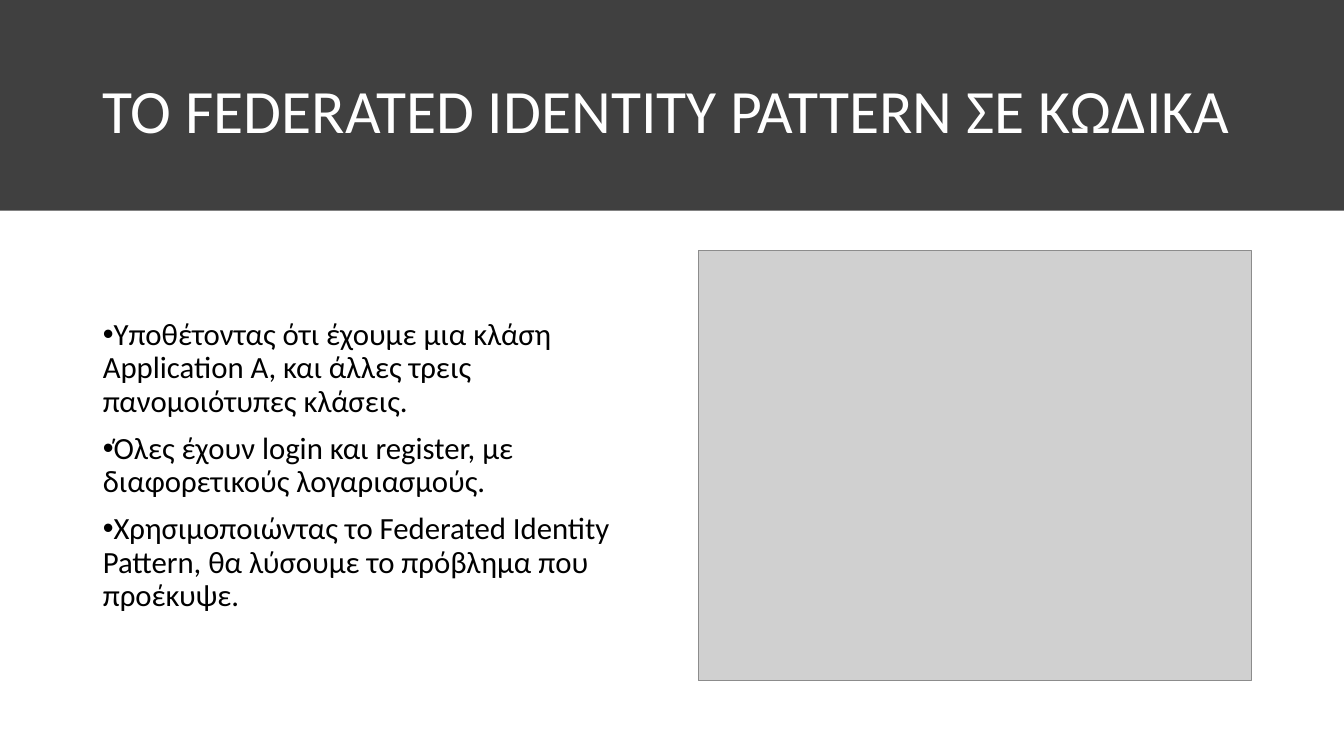
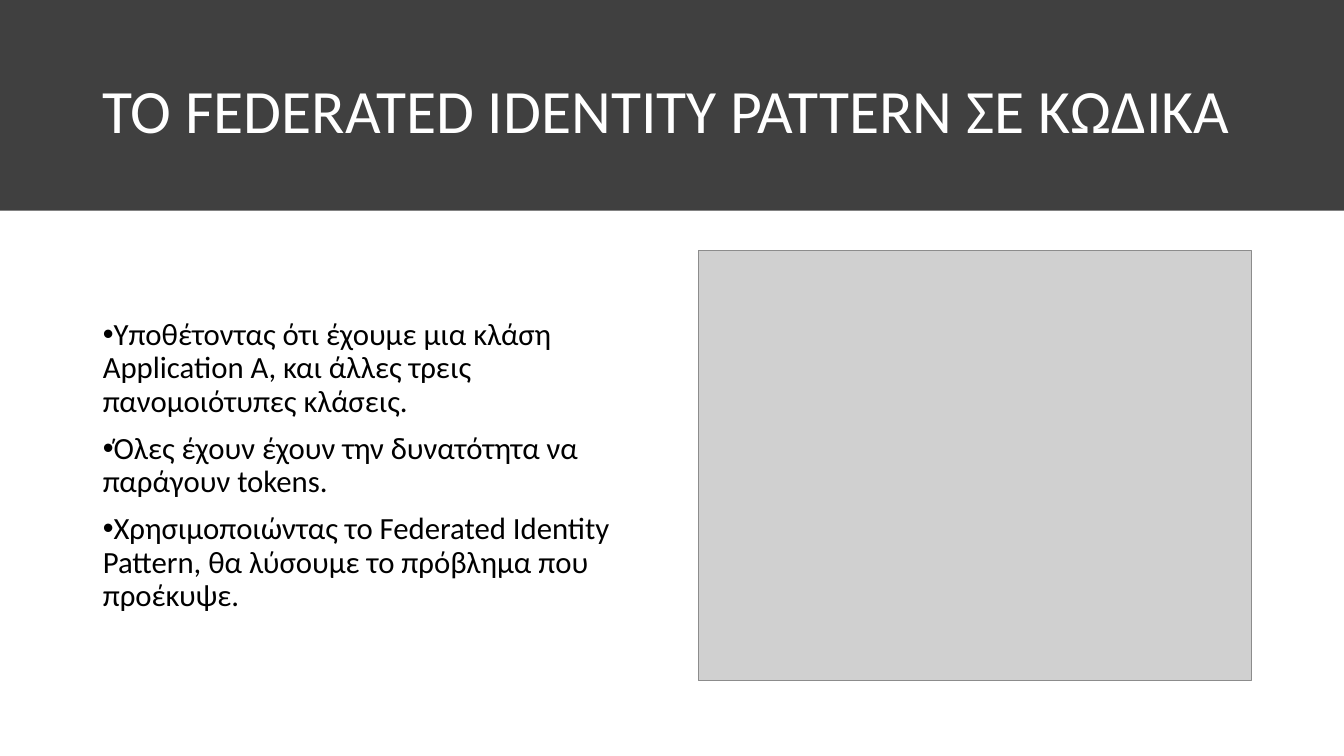
Before and after one commit to GeorgeMC2610/Design-Patterns, a slide deck: slide 6 of Exercise 3/Microsoft Design Patterns/Microsoft Design Patterns.pptx. Drawn at 1344x756 pixels with LibreOffice and Linux fonts; fonts in the diff are those of the drawing; grey boxes stand for pictures. Boxes give left, top, right and bottom in pixels: in the first picture for what was removed or moved away, otherwise in the second. Text is boxed around its words. In the diff, an @@ line names an element or a change of style, - is before the commit and + after.

```diff
--- a/Exercise 3/Microsoft Design Patterns/Microsoft Design Patterns.pptx
+++ b/Exercise 3/Microsoft Design Patterns/Microsoft Design Patterns.pptx
@@ text at [103, 437, 578, 497]: text changed @@
-• Όλες έχουν login και register, με διαφορετικούς λογαριασμούς.
+• Όλες έχουν έχουν την δυνατότητα να παράγουν tokens.
```
Also in this commit, not shown: 2 other slides changed, 3 other files.
